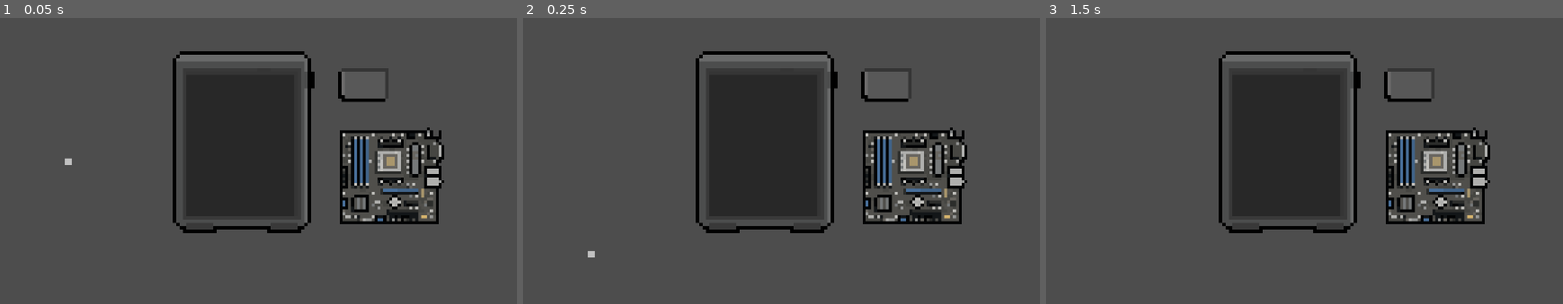
Above: before the commit, frames 1-3 (left to right).
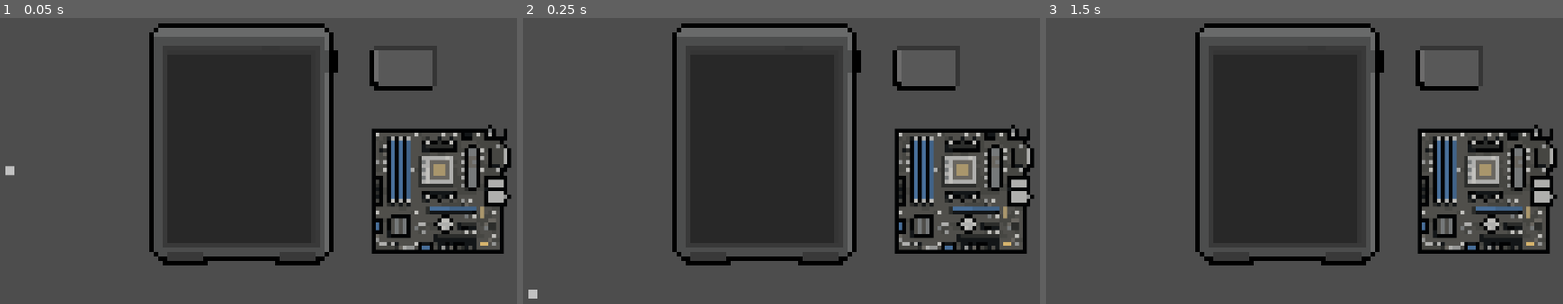
Above: after the commit, the same moments.

Repository: Raikosuu/Full-Tech-Panic_Public
Game: Godot game, scene res://scenes/minigame_1_v_2.tscn
Same seed, same stepped clock (60 frames per second), same inputs: the game is played once before the commit and once after it. This scene is started directly instead of the project's main scene.
Inputs (mouse positions are in pixels of both pictures, inside the frame that each line leads up to):
- Up to frame 1 (0.05 s): no input
- Up to frame 2 (0.25 s): no input
- Up to frame 3 (1.5 s): move the mouse to (1449, 115) at 0.52 s; hold D (move_right) 0.53-1.25 s; click (1449, 115) at 0.67 s; tap Enter at 1.25 s; drag from (1144, 155) to (1325, 83) at 1.27 s

The runs differ from the first frame. In frame 1, 20% of the frame differs, in the area x 1-99%, y 1-87%; in frame 2, 20%; in frame 3, 20%.

Commit message:
zoom adjustment for the minigame

Diff:
--- a/scenes/minigame_1_v_2.tscn
+++ b/scenes/minigame_1_v_2.tscn
@@ -11,7 +11,7 @@
 [node name="Minigame1_v2" type="Node2D"]
 
 [node name="Camera2D" type="Camera2D" parent="."]
-zoom = Vector2(6, 6)
+zoom = Vector2(8, 8)
 
 [node name="SU_main" parent="." instance=ExtResource("1_xsi8y")]
 
